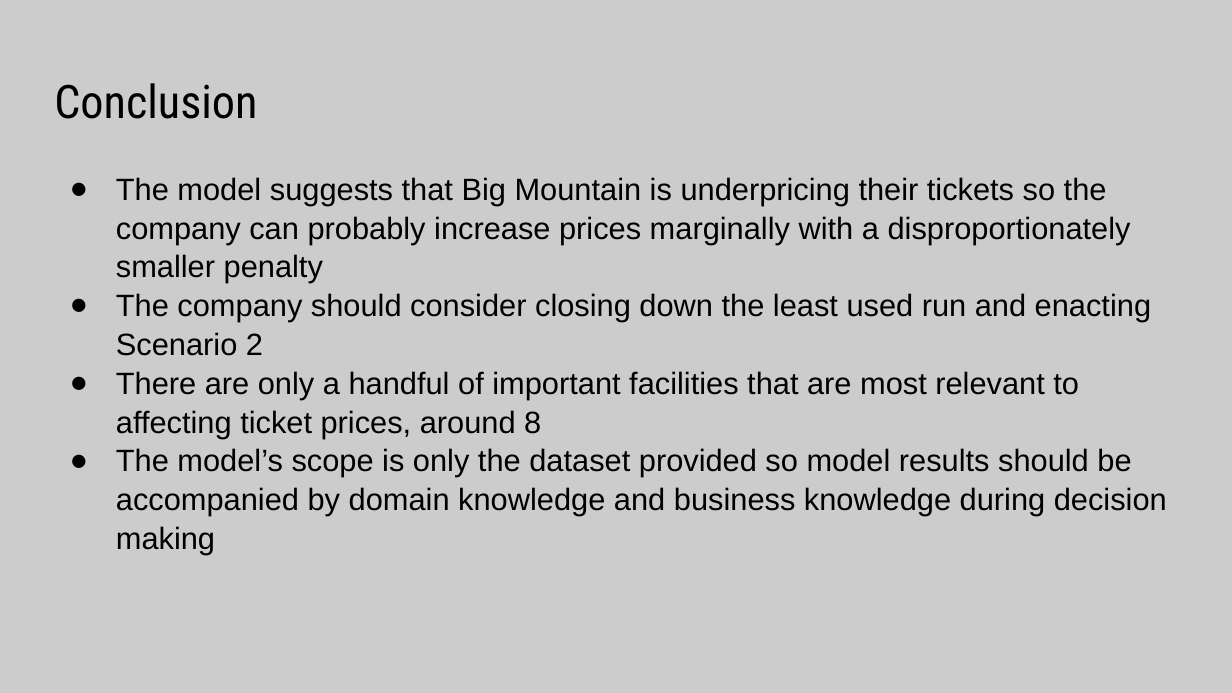
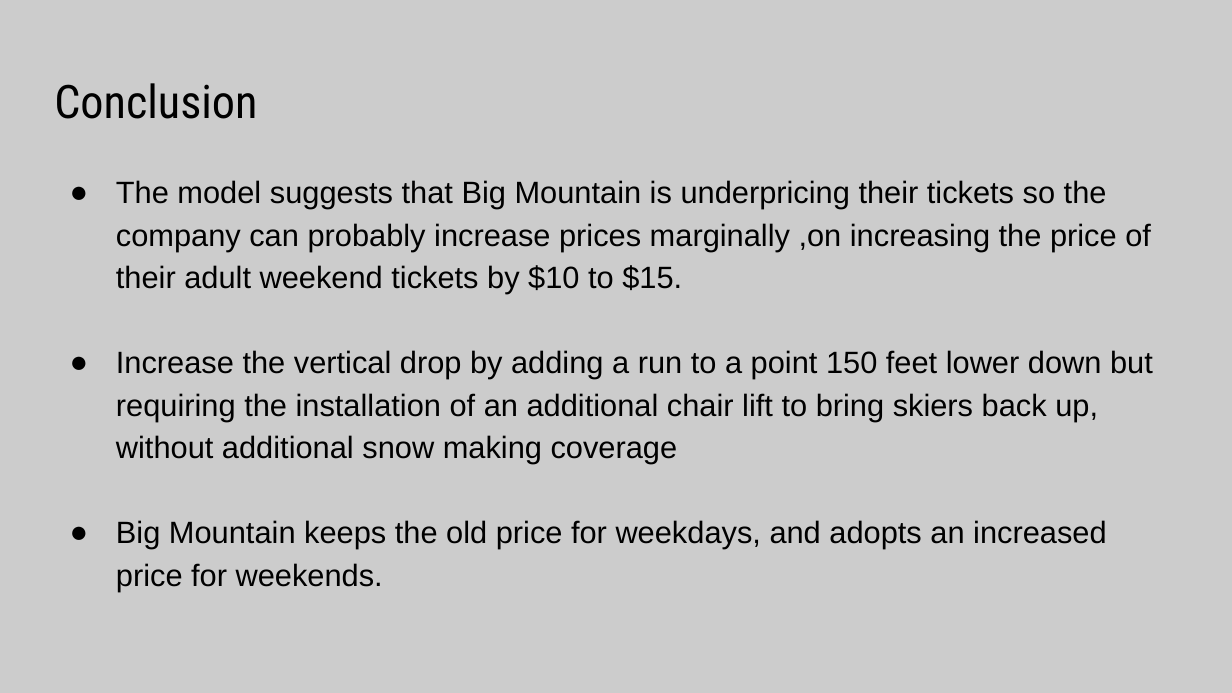
Before and after one commit to shaisid01/Data-Science, a slide deck: slide 10 of CapstoneProjects/Big Mountain Ski Resort/Docs/Project Slides.pptx (slide 7 before the commit). Drawn at 1232x693 pixels with LibreOffice and Linux fonts; fonts in the diff are those of the drawing. Boxes give left, top, right and bottom in pixels: in the first picture for what was removed or moved away, otherwise in the second. Text is boxed around its words. In the diff, an @@ line names an element or a change of style, - is before the commit and + after.

```diff
--- a/CapstoneProjects/Big Mountain Ski Resort/Docs/Project Slides.pptx
+++ b/CapstoneProjects/Big Mountain Ski Resort/Docs/Project Slides.pptx
@@ text at (116,180,1153,591): text changed @@
-● The model suggests that Big Mountain is underpricing their tickets so the company can probably increase prices marginally with a disproportionately smaller penalty
-● The company should consider closing down the least used run and enacting Scenario 2
-● There are only a handful of important facilities that are most relevant to affecting ticket prices, around 8
-● The model’s scope is only the dataset provided so model results should be accompanied by domain knowledge and business knowledge during decision making
+● The model suggests that Big Mountain is underpricing their tickets so the company can probably increase prices marginally ,on increasing the price of their adult weekend tickets by $10 to $15.
+● Increase the vertical drop by adding a run to a point 150 feet lower down but requiring the installation of an additional chair lift to bring skiers back up, without additional snow making coverage
+● Big Mountain keeps the old price for weekdays, and adopts an increased price for weekends.
```
Also in this commit, not shown: 5 other slides changed, 3 slides added, 1 other file.
